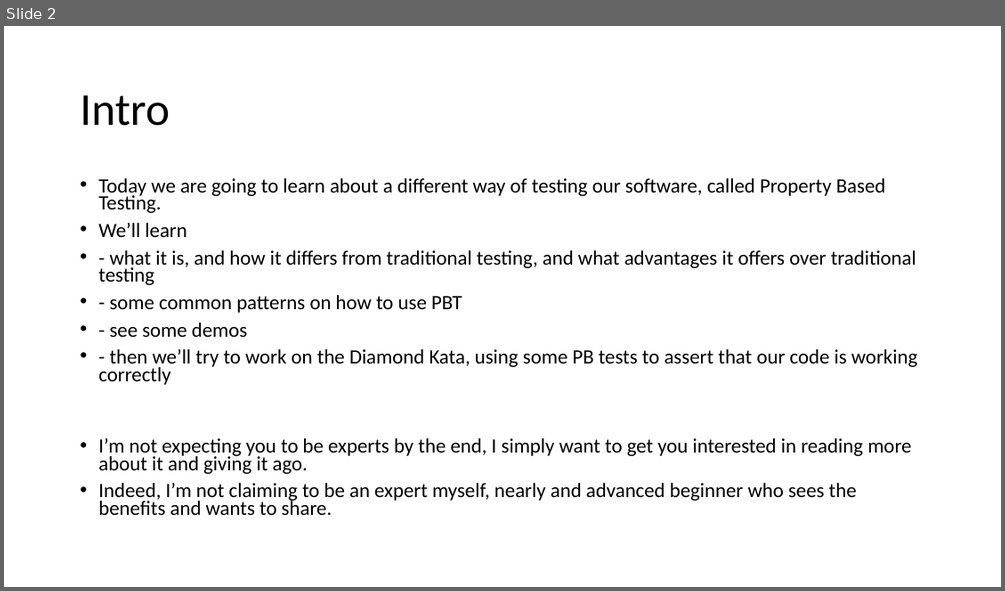
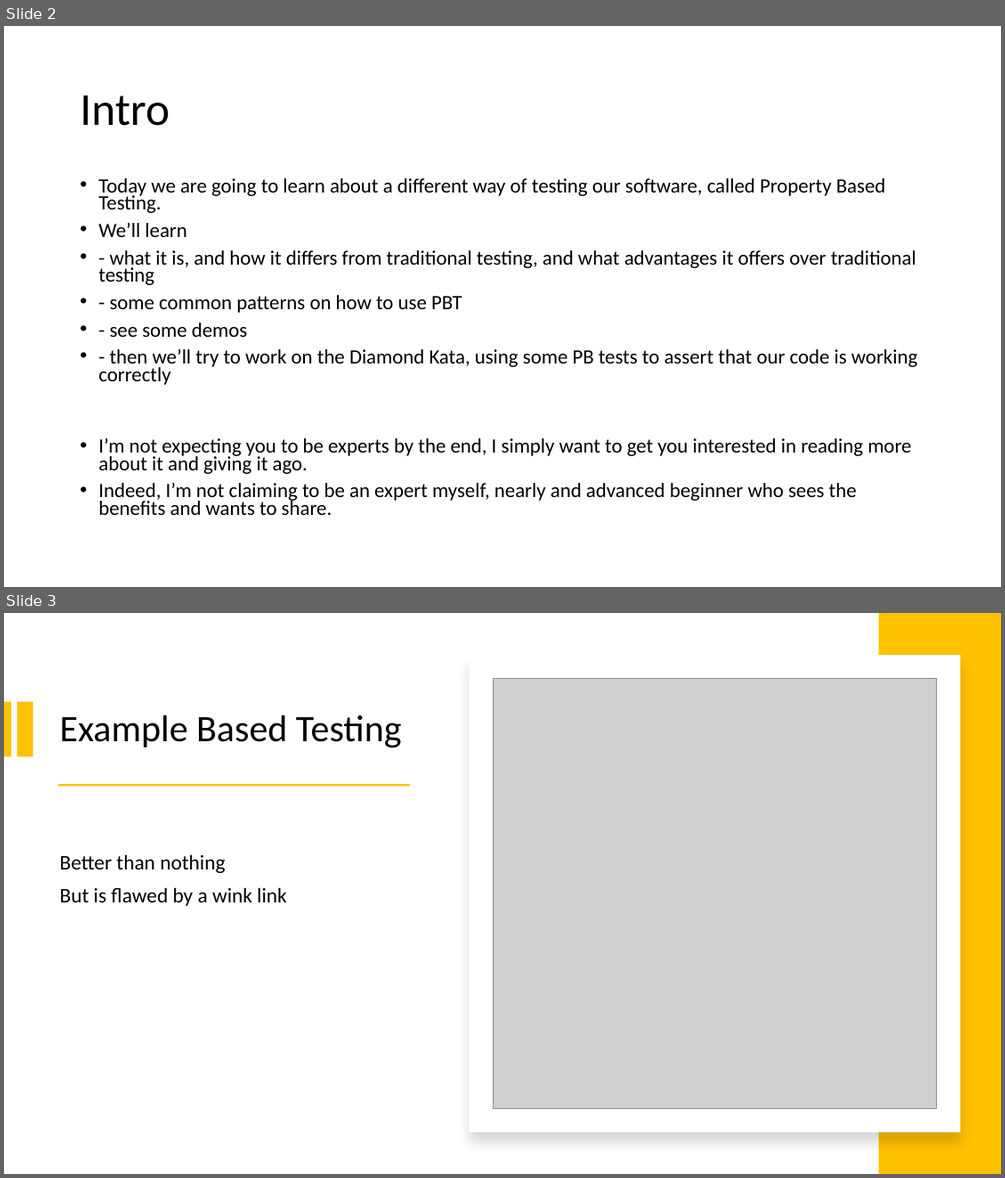
Before and after one commit to dcook-net/PropertyBasedTesting, a slide deck: Presentation1.pptx. Shown one above the other, each under a label of ours: slide 2 before the commit, slides 2 and 3 after it. The pictures are 1005x591 and 1005x1178 pixels, drawn with LibreOffice and Linux fonts; fonts in the diff are those of the drawing; grey boxes stand for pictures. Boxes give left, top, right and bottom in pixels: in the first picture for what was removed or moved away, otherwise in the second. Text is boxed around its words. In the diff, an @@ line names an element or a change of style, - is before the commit and + after.

```diff
--- a/Presentation1.pptx
+++ b/Presentation1.pptx
@@ slide 3 added at (4,613,1001,1174), background #FFFFFF @@
@@ rectangle added at (879,613,1001,1174), fill #FFC000 @@
@@ rectangle added at (469,655,961,1132), fill #FFFFFF @@
@@ picture added at (493,678,937,1108) @@
@@ rectangle added at (4,701,11,756), fill #FFC000 @@
@@ rectangle added at (16,701,32,756), fill #FFC000 @@
@@ title added at (60,715,402,748), 36 pt, text #000000 @@
+Example Based Testing
@@ rectangle added at (58,784,410,787), fill #FFC000 @@
@@ text added at (60,854,287,906), 20 pt, text #000000 @@
+Better than nothing
+But is flawed by a wink link
```
Also in this commit, not shown: 1 slide changed, 24 other slides added, 1 slide removed, 1 other file.
